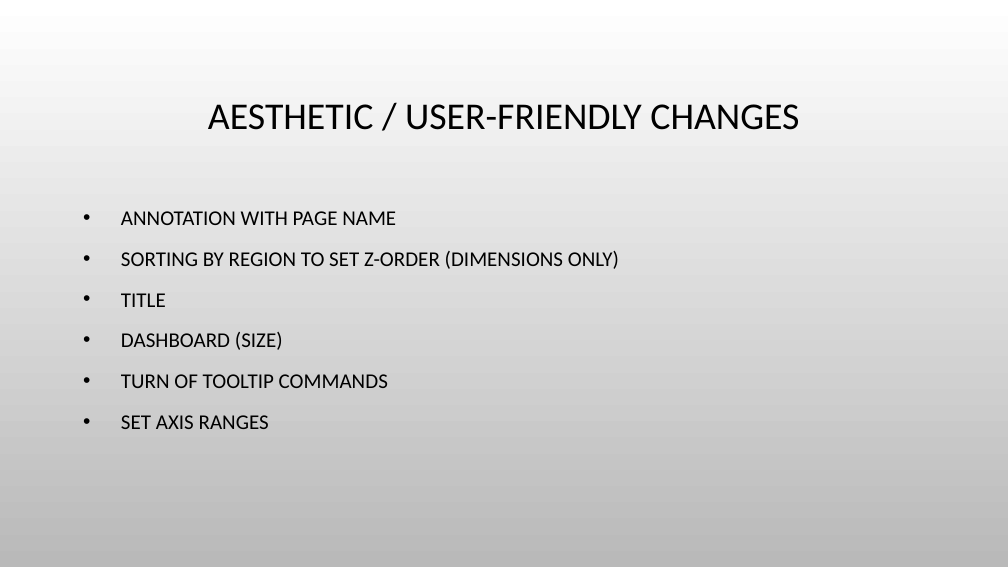
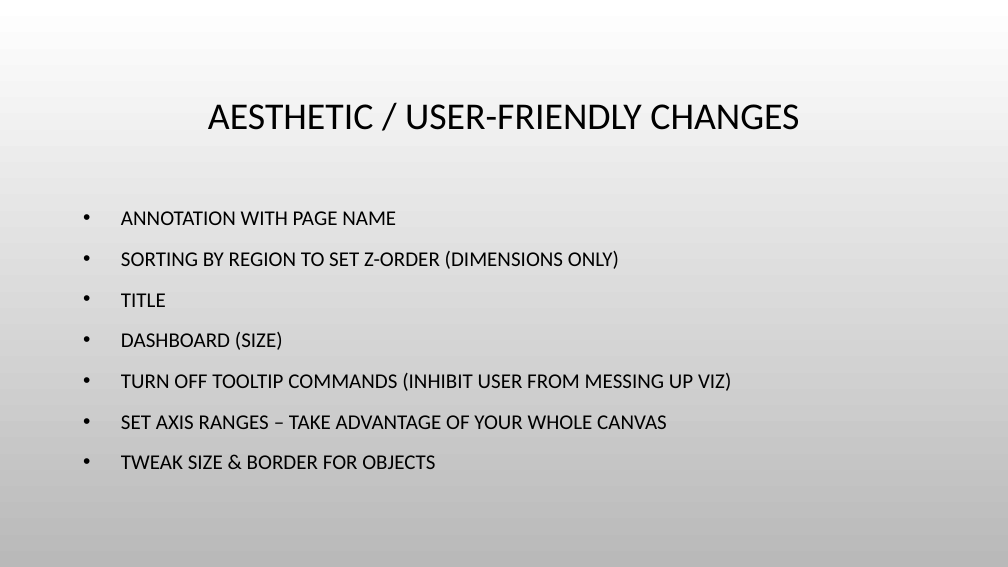
Before and after one commit to bobhilt/tableau-dashboard-demo, a slide deck: slide 9 of BuildingTableauDashboards.pptx (slide 6 before the commit). Drawn at 1008x567 pixels with LibreOffice and Linux fonts; fonts in the diff are those of the drawing; background and template pictures are left out. Boxes give left, top, right and bottom in pixels: in the first picture for what was removed or moved away, otherwise in the second. Text is boxed around its words. In the diff, an @@ line names an element or a change of style, - is before the commit and + after.

```diff
--- a/BuildingTableauDashboards.pptx
+++ b/BuildingTableauDashboards.pptx
@@ text at <box>121,373,731,469</box>: text changed @@
-• TURN OF TOOLTIP COMMANDS
-• SET AXIS RANGES
+• TURN OFF TOOLTIP COMMANDS (INHIBIT USER FROM MESSING UP VIZ)
+• SET AXIS RANGES – TAKE ADVANTAGE OF YOUR WHOLE CANVAS
+• TWEAK SIZE & BORDER FOR OBJECTS
```
Also in this commit, not shown: 6 other slides changed, 3 slides added, 5 other files.
